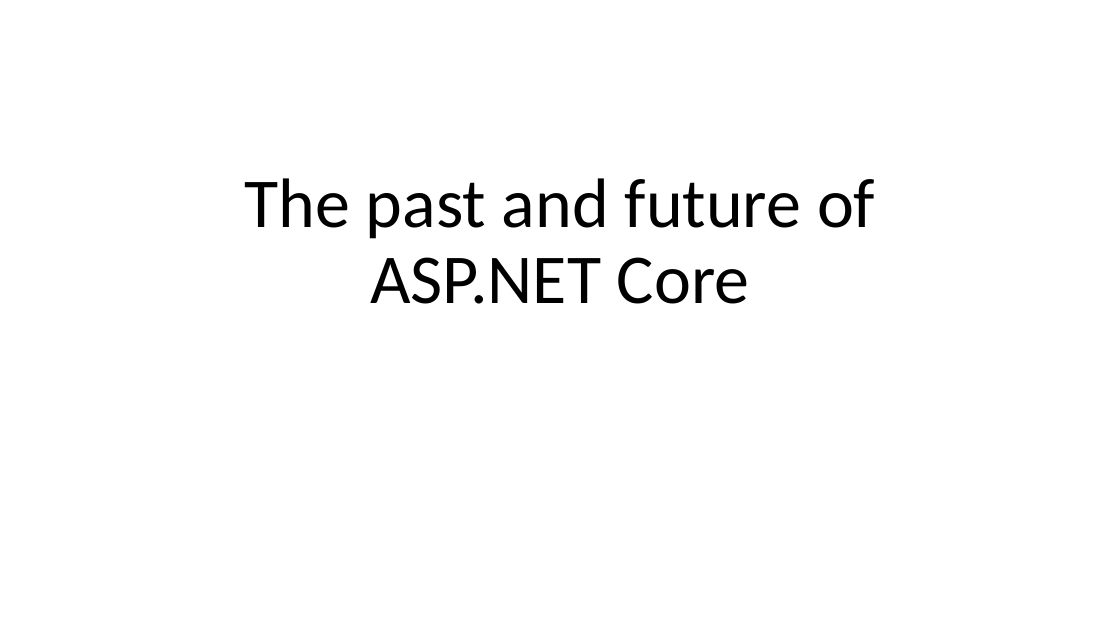
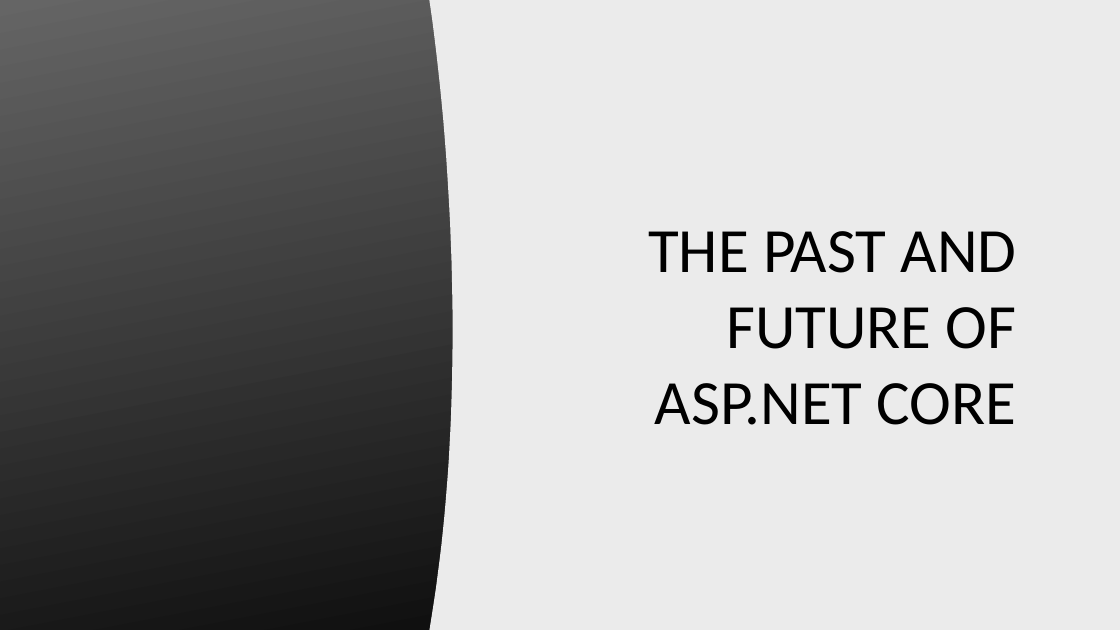
Before and after one commit to rynowak/Presentations, a slide deck: slide 1 of 2019/NDCSyndey/slides.pptx. Drawn at 1120x630 pixels with LibreOffice and Linux fonts; fonts in the diff are those of the drawing; background and template pictures are left out. Boxes give left, top, right and bottom in pixels: in the first picture for what was removed or moved away, otherwise in the second. Text is boxed around its words. In the diff, an @@ line names an element or a change of style, - is before the commit and + after.

```diff
--- a/2019/NDCSyndey/slides.pptx
+++ b/2019/NDCSyndey/slides.pptx
@@ background #FFFFFF to picture (left out) @@
@@ freeform shape added at (x1=428, y1=0, x2=1120, y2=630), fill #EBEBEB @@
@@ title at (x1=648, y1=231, x2=1017, y2=425): text changed; size 60 to 54 pt @@
-The past and future of ASP.NET Core
+THE PAST AND FUTURE OF ASP.NET CORE
```
Also in this commit, not shown: 8 other slides changed, 14 slides added, 10 slides removed.
